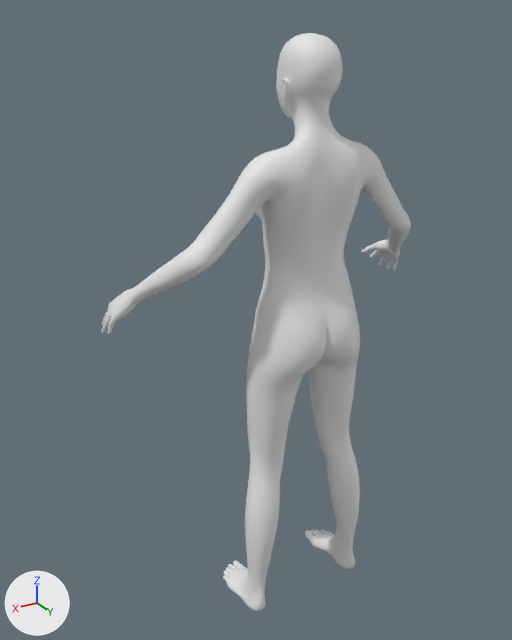
The glTF model game/assets/humans/elf_female_adult.glb as it was, and as the next commit left it.
Camera for both pictures: a 50 mm camera at (1.208, 1.664, 1.959) aimed at (0.081, -0.214, 1.02). Lighting does not change. The marker at lower left points along +X, +Y and +Z. The picture after the commit comes second. Materials are left out; every surface is plain grey. Vertices at exactly the same position are counted once.

Names of what the first picture shows: 'Body'.
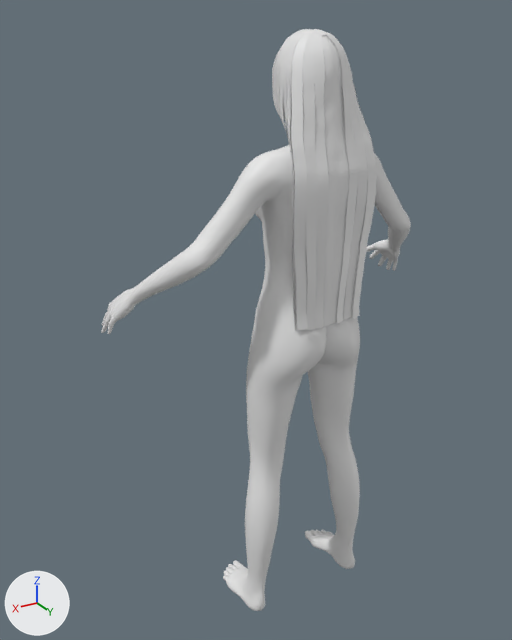
Boxes [x1, y1, x2, y2] around the edits, measured in the pictures (512 x 640 px):
'Body', reshaped
    before: [101, 33, 411, 611]
    after: [101, 29, 411, 611]
part 1 of me_mesh_0, added
    after: [272, 29, 377, 331]

The change, as a list of edits to the scene's bpy script:
```text
Change me_mesh_0:
    used by ob_body; location = (0.0, 0.0, 0.0)
    remove me_mesh_0.from_pydata(...)  # 13380 vertices, 26756 faces; spans x -0.58..0.58, y -0.38..0.1, z 0.0..1.91
    add me_mesh_0.from_pydata(...)  # 17088 vertices, 31596 faces; spans x -0.58..0.58, y -0.38..0.1, z 0.0..1.92
    me_mesh_0 part 1: 3708 vertices added at x -0.14..0.14, y -0.16..0.1, z 1.09..1.92
```
